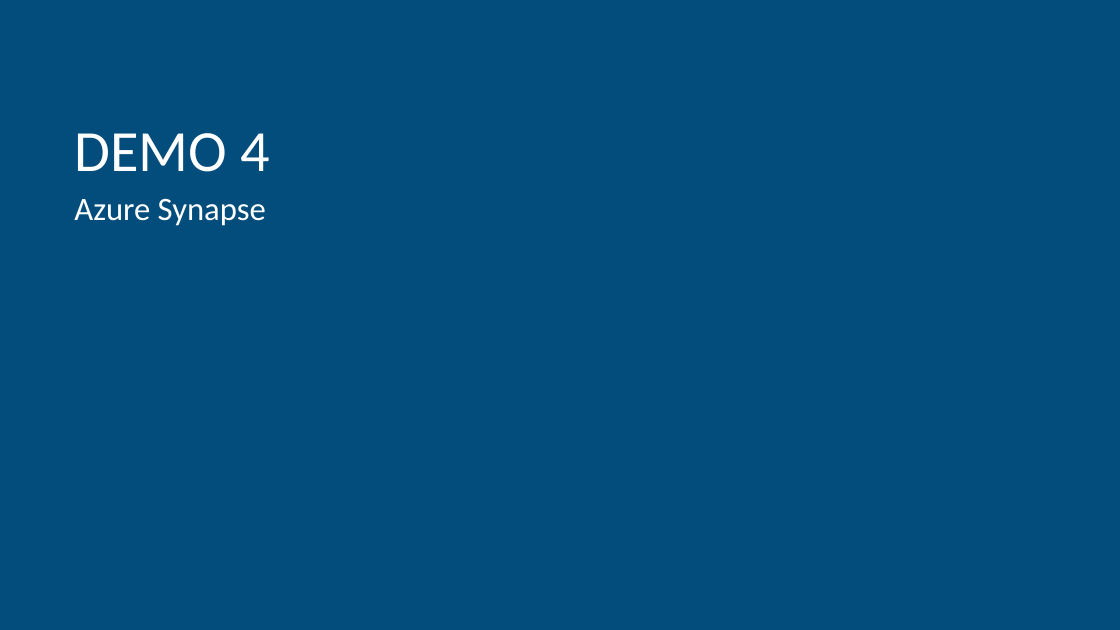
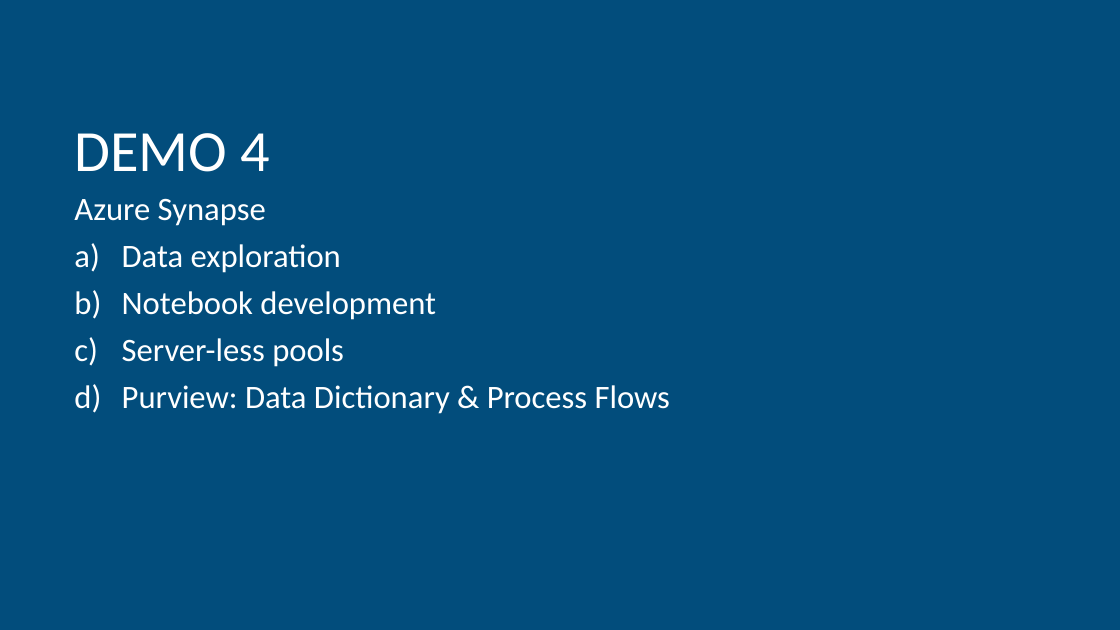
Before and after one commit to hfleitas/AzureSynapseForActuaries, a slide deck: slide 18 of Brent-Hiram-BackToBasicsAnalyticsForActuaries_format.pptx (slide 13 before the commit). Drawn at 1120x630 pixels with LibreOffice and Linux fonts; fonts in the diff are those of the drawing; background and template pictures are left out. Boxes give left, top, right and bottom in pixels: in the first picture for what was removed or moved away, otherwise in the second. Text is boxed around its words. In the diff, an @@ line names an element or a change of style, - is before the commit and + after.

```diff
--- a/Brent-Hiram-BackToBasicsAnalyticsForActuaries_format.pptx
+++ b/Brent-Hiram-BackToBasicsAnalyticsForActuaries_format.pptx
@@ text at box(122, 244, 670, 414): paragraphs added @@
+a) Data exploration
+b) Notebook development
+c) Server-less pools
+d) Purview: Data Dictionary & Process Flows
```
Also in this commit, not shown: 3 other slides changed, 5 slides added.
